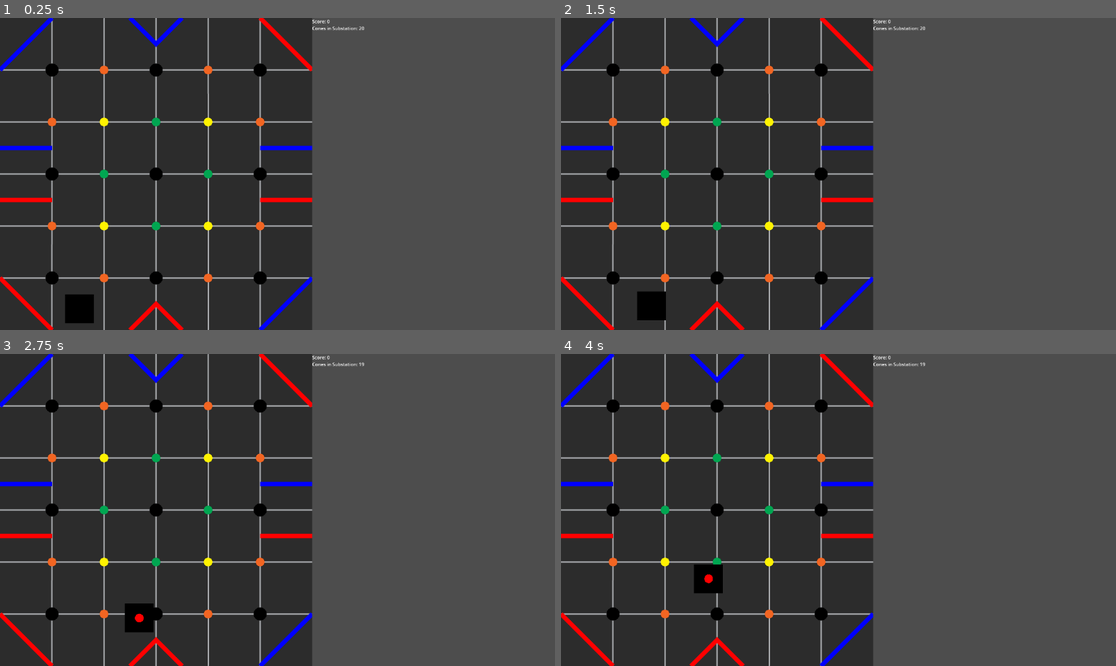
Above: before the commit, frames 1-4 (two rows, left to right).
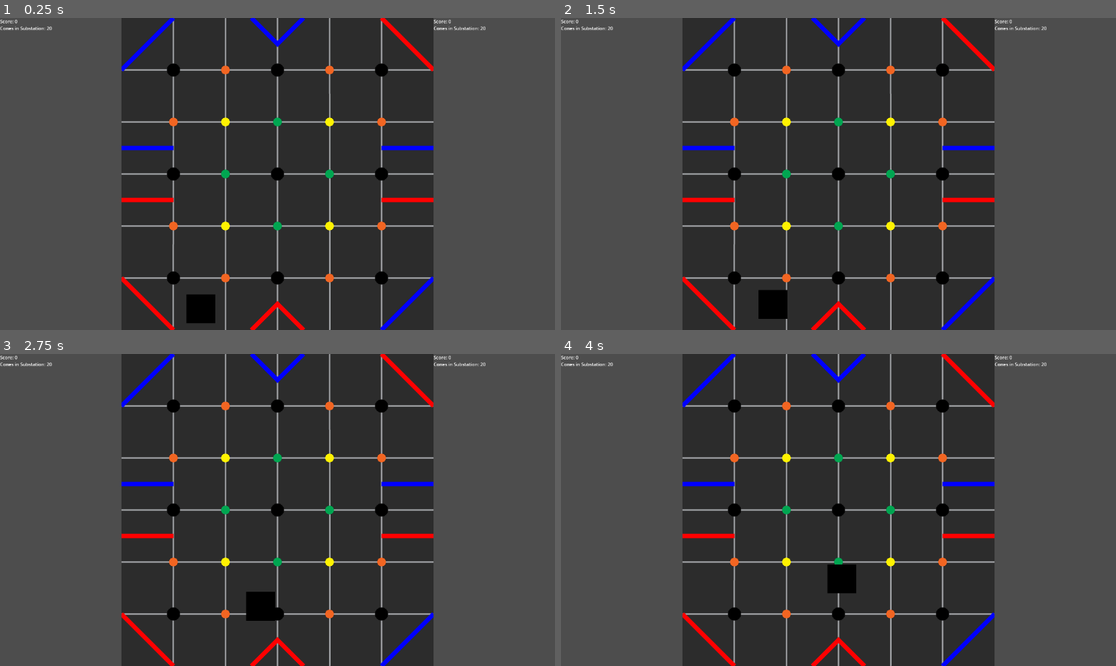
Above: after the commit, the same moments.

Repository: delfinoli/Power-Play-Simulator
Game: Godot game, scene res://PowerPlay.tscn
The game is run twice, just before and just after one commit, with the same random seed, the same clock (stepped at 60 frames per second) and the same inputs.
Inputs (mouse positions are in pixels of both pictures, inside the frame that each line leads up to):
- Up to frame 1 (0.25 s): no input
- Up to frame 2 (1.5 s): tap Enter at 0.5 s; move the mouse to (810, 236) at 0.52 s; tap Tab (switchColor, bound only after the commit) at 0.6 s; tap Space at 1.25 s; move the mouse to (1005, 220) at 1.27 s; click (1005, 220) at 1.35 s
- Up to frame 3 (2.75 s): tap Tab (switchColor, bound only after the commit) at 1.55, 2.1 s; move the mouse to (111, 463) at 2.02 s
- Up to frame 4 (4 s): move the mouse to (866, 510) at 2.77 s; tap Tab (switchColor, bound only after the commit) at 2.85, 3.8 s; move the mouse to (755, 432) at 3.52 s; click (755, 432) at 3.6 s

The runs differ from the first frame. In frame 1, 49% of the frame differs, in the area x 0-88%, y 0-100%; in frame 2, 49%; in frame 3, 49%; in frame 4, 49%.

Commit message:
switch sides and score fixes
robot now able to switch color for debugging
fixed junction ownership bonuses

Diff:
--- a/PowerPlay.tscn
+++ b/PowerPlay.tscn
@@ -14,7 +14,6 @@
 texture = ExtResource("1_fuppl")
 
 [node name="Camera2D" type="Camera2D" parent="."]
-offset = Vector2(420, 0)
 zoom = Vector2(0.6, 0.6)
 
 [node name="Robot" parent="." instance=ExtResource("2_tuwi1")]
@@ -125,7 +124,14 @@
 red = false
 
 [node name="scoreBoard" parent="." instance=ExtResource("5_qn2se")]
+offset_left = -960.0
+offset_top = -540.0
+offset_right = -960.0
+offset_bottom = -540.0
+
+[node name="scoreBoard2" parent="." instance=ExtResource("5_qn2se")]
 offset_left = 540.0
 offset_top = -540.0
 offset_right = 540.0
 offset_bottom = -540.0
+red = false
--- a/Robot.gd
+++ b/Robot.gd
@@ -18,6 +18,9 @@
 var robotShape = Vector2(width,height)
 var robotColor = Color(0,0,0)
 
+var coneColor = Color(255,0,0)
+
+
 # Get the gravity from the project settings to be synced with RigidBody nodes.
 var gravity = ProjectSettings.get_setting("physics/2d/default_gravity")
 
@@ -30,12 +33,18 @@
 	var rect = Rect2(Vector2(-width/2,-height/2), robotShape)
 	draw_rect(rect, robotColor)
 	if hasCone == true:
-		draw_circle(Vector2(0,0),15,Color(255,0,0))
+		draw_circle(Vector2(0,0),15,coneColor)
 
 func _process(delta):
 	queue_redraw()
 
 func _physics_process(delta):
+	if Input.is_action_just_pressed("switchColor") and red == true:
+		red = false
+		coneColor = Color(0,0,255)
+	elif Input.is_action_just_pressed("switchColor") and red == false:
+		red = true
+		coneColor = Color(255,0,0)
 	if Input.is_action_just_pressed("leftClick"):
 		clickPos = get_global_mouse_position()
 		atTarget = false
--- a/junction.gd
+++ b/junction.gd
@@ -8,6 +8,8 @@
 @export
 var score = 5
 
+var coneColor
+
 # Called when the node enters the scene tree for the first time.
 func _ready():
 	clickPos = Vector2(position.x, position.y)
@@ -15,7 +17,7 @@
 
 func _draw():
 	if canDraw == true:
-		draw_circle(Vector2(0,0),15,Color(255,0,0))
+		draw_circle(Vector2(0,0),10,coneColor)
 
 func _on_body_entered(body):
 	if body.name == "Robot":
@@ -26,12 +28,20 @@
 			body.hasCone = false
 			if body.red == true:
 				global.redScore += score
-				if redOwns == false:
+				coneColor = Color(255,0,0)
+				if redOwns == null:
+					global.redScore +=3
+				elif redOwns == false:
 					global.redScore += 3
 					global.blueScore -= 3
+				redOwns = true
 			else:
 				global.blueScore += score
-				if redOwns == true:
+				coneColor = Color(0,0,255)
+				if redOwns == null:
+					global.blueScore +=3
+				elif redOwns == true:
 					global.redScore -= 3
 					global.blueScore += 3
+				redOwns = false
 			queue_redraw()
--- a/project.godot
+++ b/project.godot
@@ -26,6 +26,11 @@
 "events": [Object(InputEventMouseButton,"resource_local_to_scene":false,"resource_name":"","device":-1,"window_id":0,"a …(241 unchanged characters)…
 ]
 }
+switchColor={
+"deadzone": 0.5,
+"events": [Object(InputEventKey,"resource_local_to_scene":false,"resource_name":"","device":-1,"window_id":0,"alt_pressed":false,"shift_pressed":false,"ctrl_pressed":false,"meta_pressed":false,"pressed":false,"keycode":0,"physical_keycode":4194306,"key_label":0,"unicode":0,"echo":false,"script":null)
+]
+}
 
 [layer_names]
 
--- a/scoreBoard.gd
+++ b/scoreBoard.gd
@@ -1,5 +1,7 @@
 extends Control
 
+@export
+var red = true
 
 # Called when the node enters the scene tree for the first time.
 func _ready():
@@ -8,5 +10,9 @@
 
 # Called every frame. 'delta' is the elapsed time since the previous frame.
 func _process(delta):
-	$score.text = "Score: " + str(global.redScore)
-	$conesInSubstation.text = "Cones in Substation: " + str(global.redSubstationCones)
+	if red == true:
+		$score.text = "Score: " + str(global.redScore)
+		$conesInSubstation.text = "Cones in Substation: " + str(global.redSubstationCones)
+	else:
+		$score.text = "Score: " + str(global.blueScore)
+		$conesInSubstation.text = "Cones in Substation: " + str(global.blueSubstationCones)
